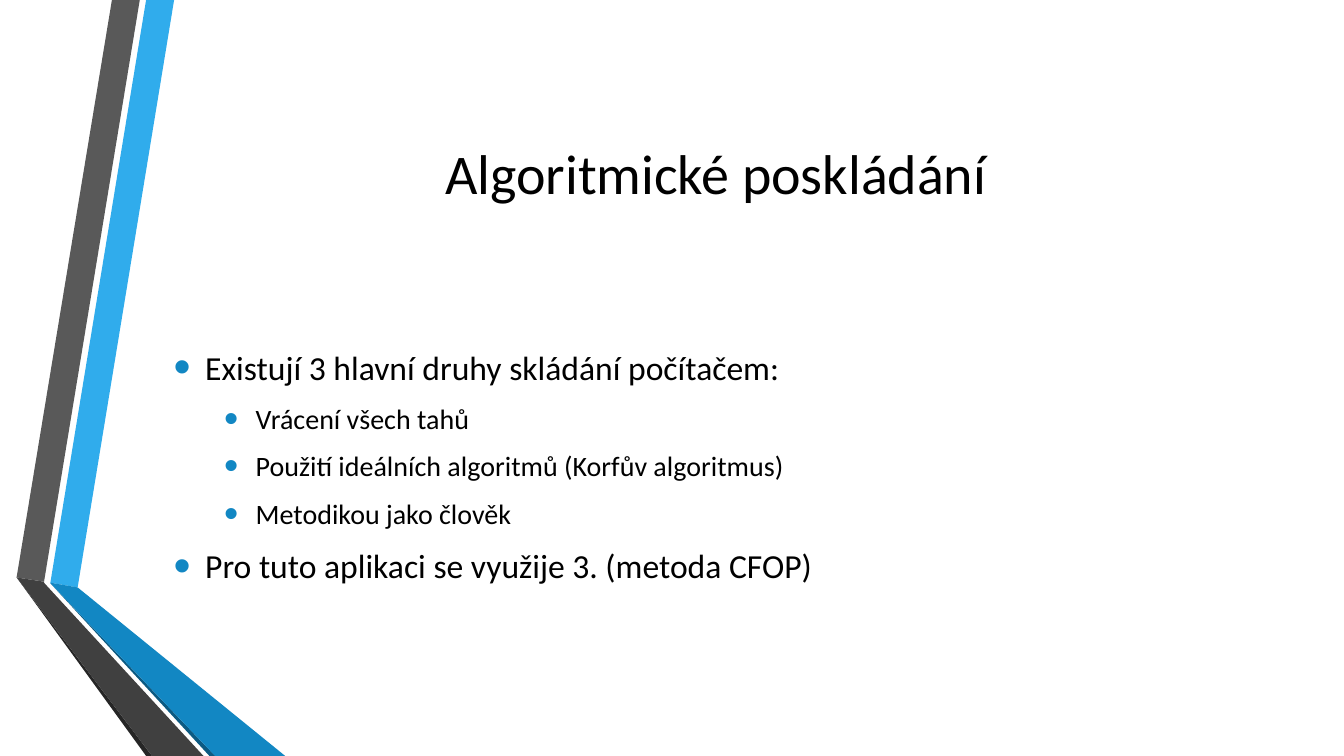
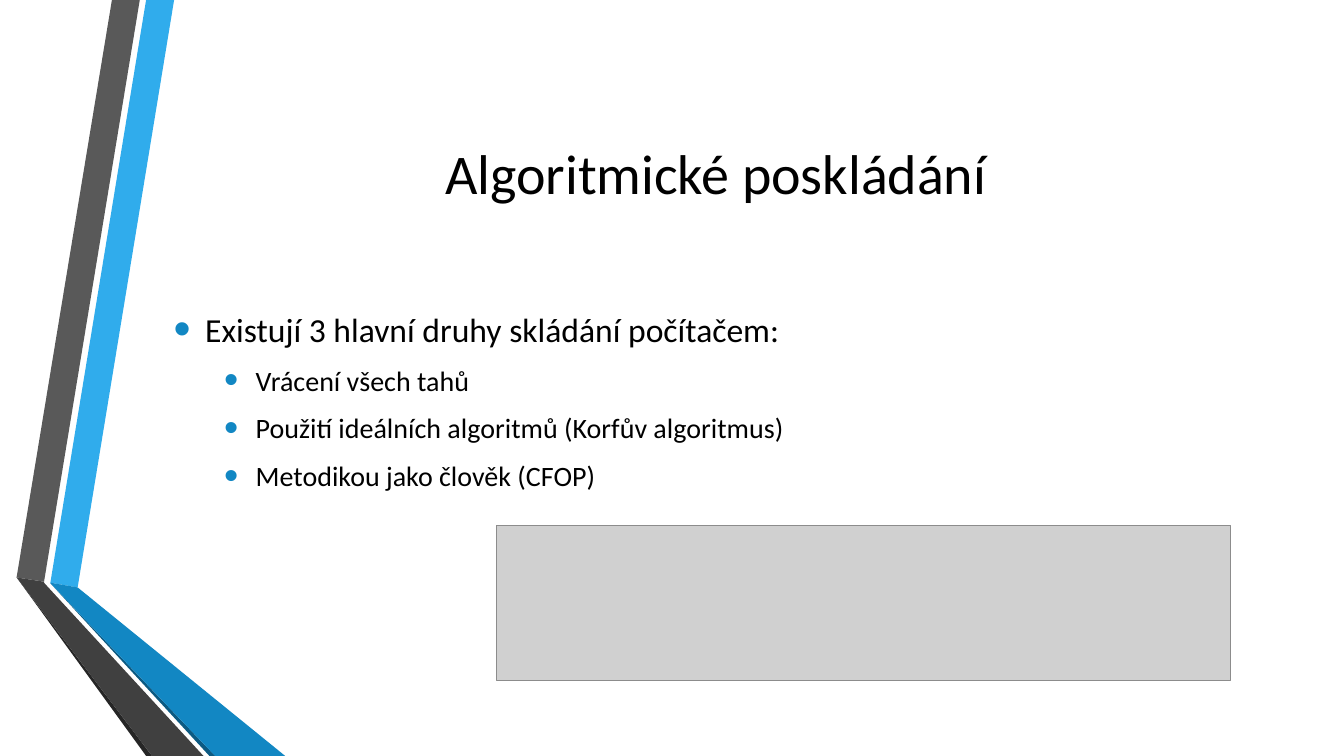
Before and after one commit to KurtinLukas/Rubiks-cube-ROP, a slide deck: slide 8 of ROP Kurtin prezentace.pptx (slide 7 before the commit). Drawn at 1344x756 pixels with LibreOffice and Linux fonts; fonts in the diff are those of the drawing; grey boxes stand for pictures; background and template pictures are left out. Boxes give left, top, right and bottom in pixels: in the first picture for what was removed or moved away, otherwise in the second. Text is boxed around its words. In the diff, an @@ line names an element or a change of style, - is before the commit and + after.

```diff
--- a/ROP Kurtin prezentace.pptx
+++ b/ROP Kurtin prezentace.pptx
@@ text at (256, 465, 595, 491): text changed; size 24 to 20 pt @@
-  • Metodikou jako člověk
-• Pro tuto aplikaci se využije 3. (metoda CFOP)
+  • Metodikou jako člověk (CFOP)
@@ picture added at (497, 525, 1231, 681) @@
```
Also in this commit, not shown: 1 slide added, 12 other files.
